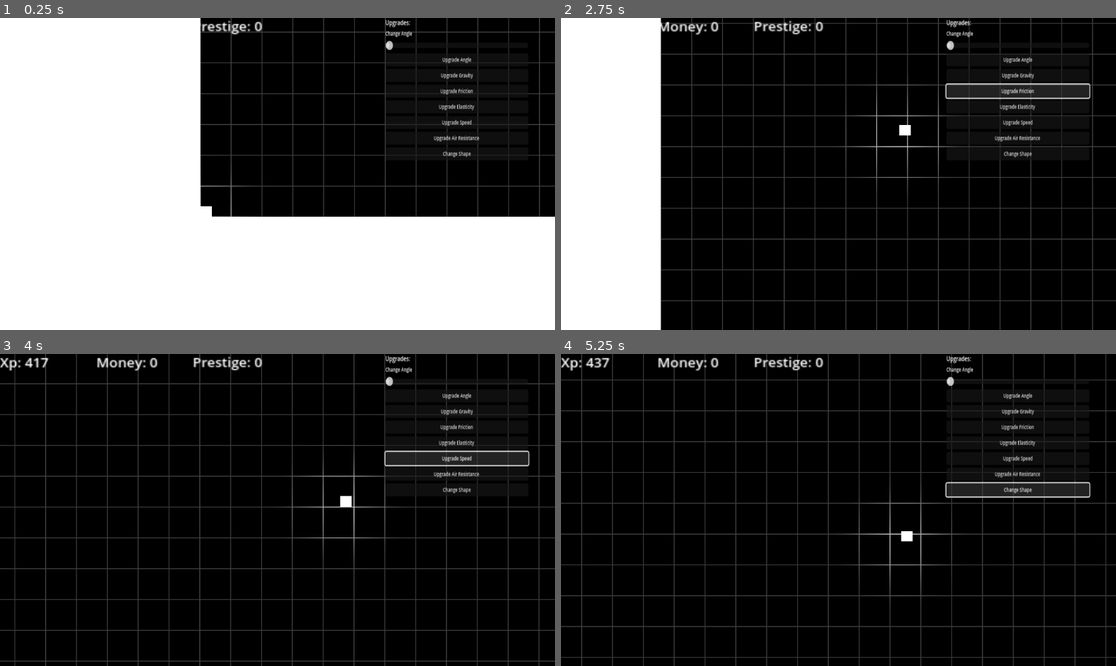
Above: before the commit, frames 1-4 (two rows, left to right).
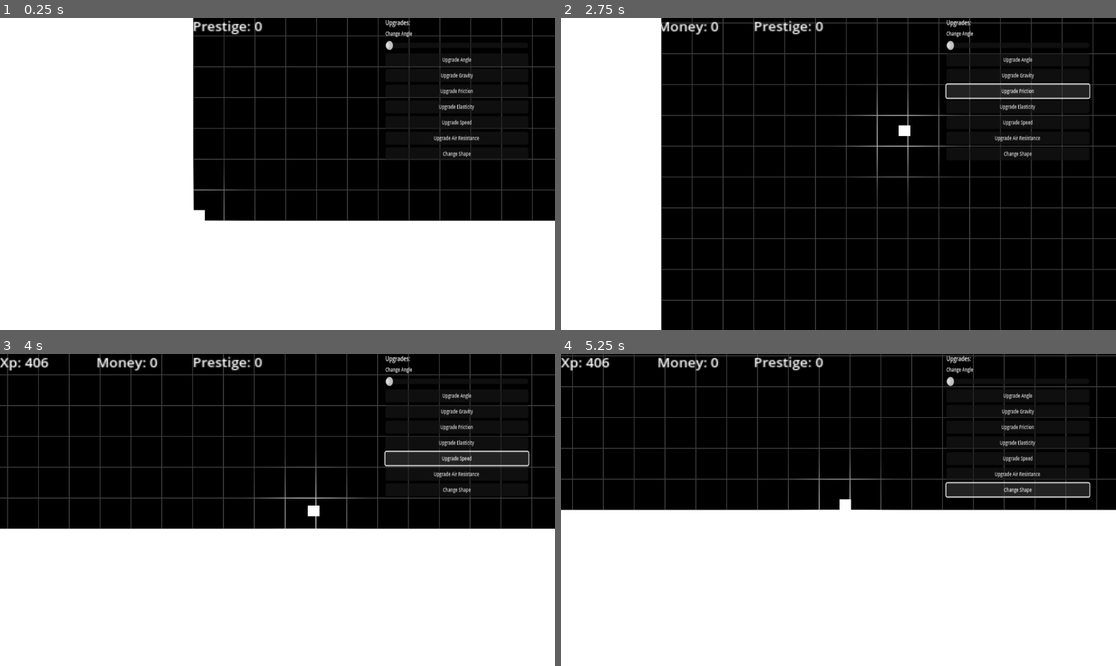
Above: after the commit, the same moments.

Repository: Lueegee1/Skr-t-Kast-Spil
Game: Godot game, scene res://main/root.tscn
Same seed, same stepped clock (60 frames per second), same inputs: the game is played once before the commit and once after it.
Inputs:
- Up to frame 1 (0.25 s): no input
- Up to frame 2 (2.75 s): click "Upgrade Angle" at 0.5 s; click "Upgrade Gravity" at 1.25 s; click "Upgrade Friction" at 2 s
- Up to frame 3 (4 s): click "Upgrade Elasticity" at 2.75 s; click "Upgrade Speed" at 3.5 s
- Up to frame 4 (5.25 s): click "Upgrade Air Resistance" at 4.25 s; click "Change Shape" at 5 s

The runs differ from the first frame. In frame 1, 5.7% of the frame differs, in the area x 34-100%, y 0-66%; in frame 2, 5.8%; in frame 3, 50%; in frame 4, 56%, in the area x 0-100%, y 0-100%.

Commit message:
fixed camera

Diff:
--- a/main/BallMechanics.gd
+++ b/main/BallMechanics.gd
@@ -12,10 +12,10 @@
 @export var stop_threshold := 5.0                      # velocity threshold rquired for the RigidBody2D to be considered stopped
 @export var stop_delay := 1.5                          # seconds it must stay still to count as stopped
 @export var time_between_launch = 0.5                  # the time between launch command being given and the RigidBody2D actually being launched
-@export var air_resistance = 0                         # uses the "damp" variable as air resistance
+@export var air_resistance = 0.1                         # uses the "damp" variable as air resistance
 @export var gravity = 3                                # uses the "gravity_scale" as gravity
-@export var ground_friction = 0                        # uses PhysicsMaterial's "friction" as friction
-@export var ground_elasticity = 1000                   # uses PhysicsMaterial's "bounce" as the grounds elasticity
+@export var ground_friction = 0.1                        # uses PhysicsMaterial's "friction" as friction
+@export var ground_elasticity = 0.5                  # uses PhysicsMaterial's "bounce" as the grounds elasticity
 
 # variables
 var still_time := 0.0                                  # var to hold the ellapsed time the RigidBody2D has been stationary
--- a/main/Ui_And_Mainscript.gd
+++ b/main/Ui_And_Mainscript.gd
@@ -28,7 +28,7 @@
 var camera_drag_factor := 0.002     # how much velocity affects the camera offset
 var camera_offset := Vector2.ZERO   # temporary offset for drag effect when bofy is moving
 
-func _process(delta: float):# update position and money, xp and prestige
+func _physics_process(delta: float):# update position and money, xp and prestige
 	update_camera(delta)
 	XpLabel.text = "Xp: " + str(Global.exp)
 	MoneyLabel.text = "Money: " + str(Global.money)
